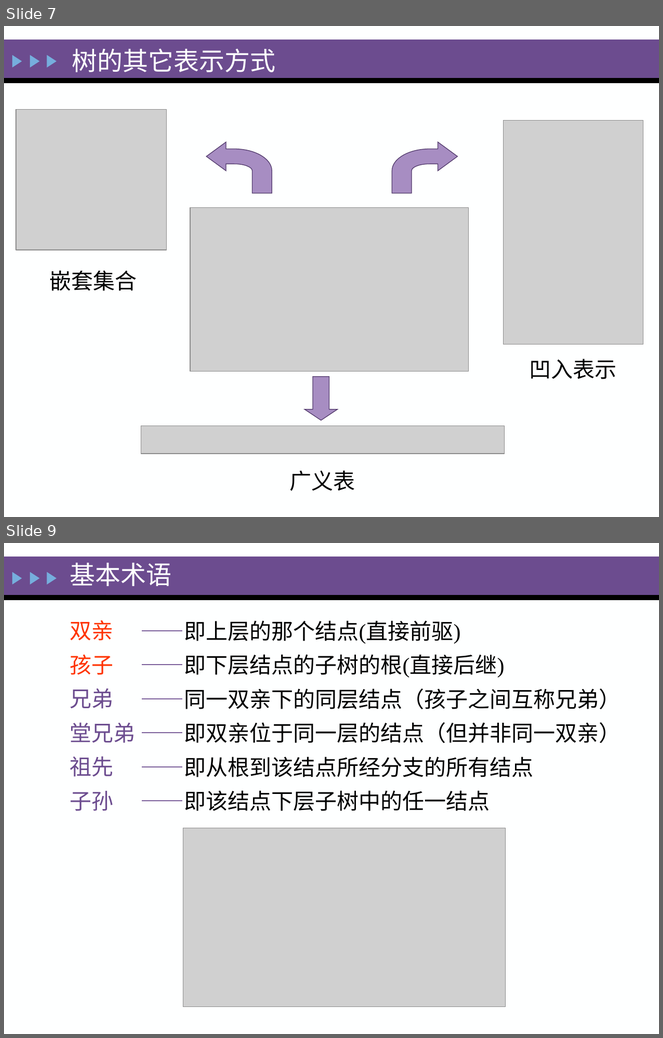
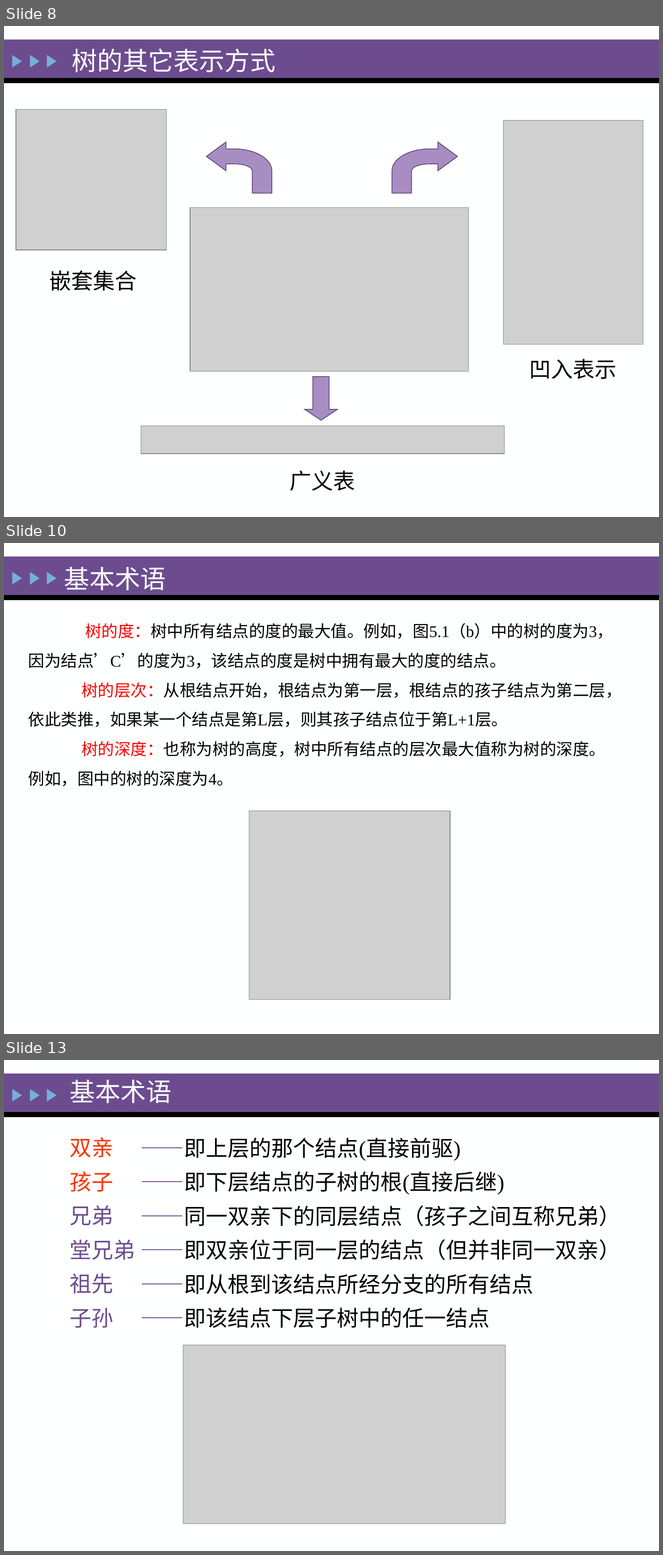
Before and after one commit to zeemeil/zeemeil.github.io, a slide deck: files/2025_1_DS/0402_DS_Tree.pptx. Shown one above the other, each under a label of ours: slides 7 and 9 before the commit, slides 8, 10 and 13 after it; the slides between them are not shown. The pictures are 663x1038 and 663x1555 pixels, drawn with LibreOffice and Linux fonts; fonts in the diff are those of the drawing; grey boxes stand for pictures. Boxes give left, top, right and bottom in pixels: in the first picture for what was removed or moved away, otherwise in the second. Text is boxed around its words. In the diff, an @@ line names an element or a change of style, - is before the commit and + after.

```diff
--- a/files/2025_1_DS/0402_DS_Tree.pptx
+++ b/files/2025_1_DS/0402_DS_Tree.pptx
@@ slide 10 added at bbox=[4, 543, 659, 1034], background #FEFFFF; not listed: 5 template elements that a slide beside it also shows @@
@@ text added at bbox=[64, 567, 166, 590], 28 pt, text #FEFFFF @@
+基本术语
@@ text added at bbox=[28, 623, 622, 786], 18 pt, text #000000 @@
+树的度：树中所有结点的度的最大值。例如，图5.1（b）中的树的度为3，因为结点’C’的度为3，该结点的度是树中拥有最大的度的结点。
+树的层次：从根结点开始，根结点为第一层，根结点的孩子结点为第二层，依此类推，如果某一个结点是第L层，则其孩子结点位于第L+1层。
+树的深度：也称为树的高度，树中所有结点的层次最大值称为树的深度。例如，图中的树的深度为4。
@@ picture added at bbox=[249, 811, 450, 1000] @@
@@ what was slide 7 is now slide 8 @@
@@ what was slide 9 is now slide 13 @@
```
Also in this commit, not shown: 2 slides changed, 37 other slides added, 7 other files.
